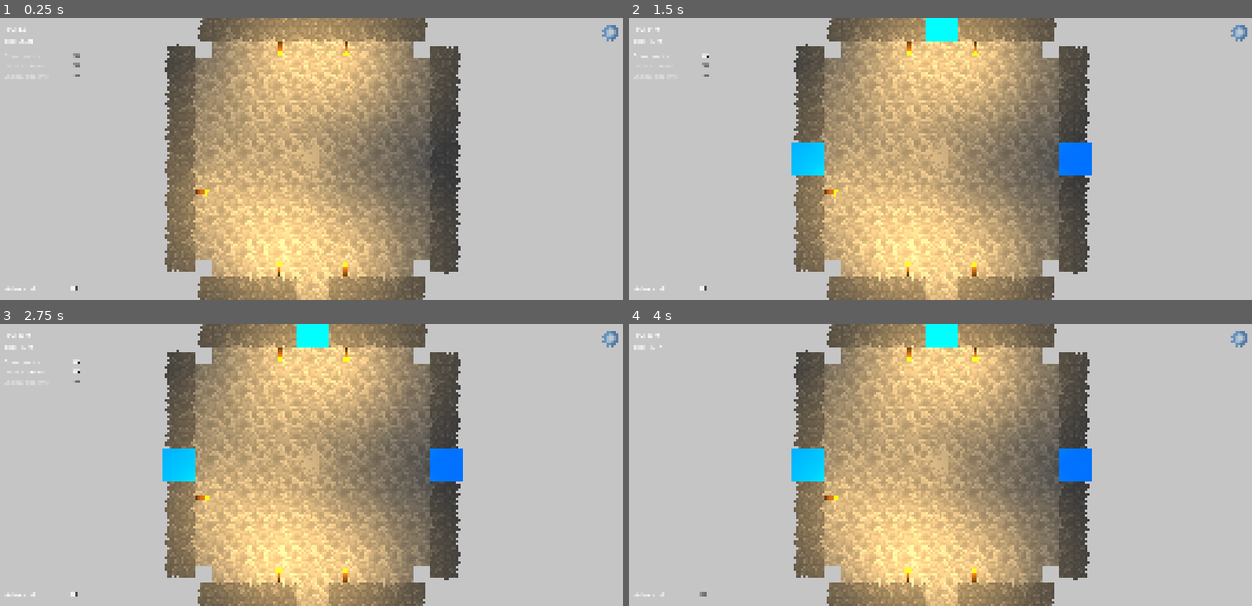
Above: before the commit, frames 1-4 (two rows, left to right).
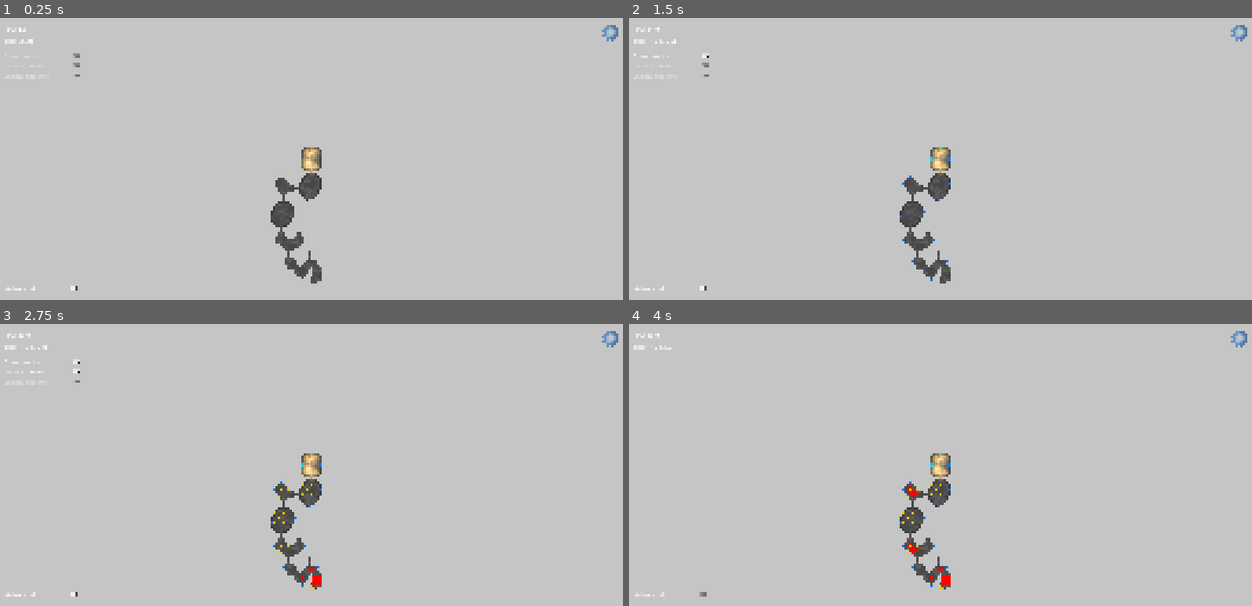
Above: after the commit, the same moments.

Repository: GrayHound85/scrap-raider
Game: Godot game, scene res://dungeon/dungeon_2.0.tscn
Two runs of this game, one before a commit and one after it. Both use one fixed random seed, a clock stepped at 60 frames per second and the inputs below.
Inputs (mouse positions are in pixels of both pictures, inside the frame that each line leads up to):
- Up to frame 1 (0.25 s): no input
- Up to frame 2 (1.5 s): click (1239, 32) at 0.5 s; click "Door points" at 1.25 s
- Up to frame 3 (2.75 s): click "Loots spawns" at 2 s
- Up to frame 4 (4 s): click "Enemy spawns" at 2.75 s; click "Advanced" at 3.5 s

The runs differ from the first frame. In frame 1, 44% of the frame differs, in the area x 26-74%, y 0-100%; in frame 2, 44%, in the area x 3-75%, y 0-100%; in frame 3, 44%; in frame 4, 44%.

Commit message:
Commit before making changes that could break things

Diff:
--- a/NPA_game/dungeon/scripts/dungeon_2.0.gd
+++ b/NPA_game/dungeon/scripts/dungeon_2.0.gd
@@ -13,6 +13,8 @@
 	CORRIDOR_LENGTH = 3
 }
 
+var occupied_tiles := {}
+
 
 func _ready() -> void:
 	if rooms and corridors:
@@ -21,29 +23,39 @@
 		var corridor_dir = door.values()[0]
 
 		for i in range(gen.MAX_ROOMS):
-			var offset = build_corridor(door, corridor)
-			var room = rooms.pick_random().instantiate()
-			rooms_container.add_child(room)
-			var connection_door: Dictionary = room.get_connecting_door(corridor_dir)
-			print(connection_door)
-			var room_door_pos: Vector2i = connection_door.keys()[0]
+			var valid_room_found = false
+			var attempts := 0
+			while not valid_room_found and attempts < 10:
+				attempts += 1
+				var offset = build_corridor(door, corridor)
+				var room = rooms.pick_random().instantiate()
+				rooms_container.add_child(room)
 
-			room.position = (offset - Vector2(room_door_pos)) * tile_size
+				var connection_door: Dictionary = room.get_connecting_door(corridor_dir)
+				var room_door_pos: Vector2i = connection_door.keys()[0]
+				room.position = (offset - Vector2(room_door_pos)) * tile_size
 
-			door = room.get_random_valid_door()
-			print("Next door pos local = " + str(door.keys()[0]))
-			door[Vector2i(offset - Vector2(room_door_pos) + Vector2(door.keys()[0]))] = door.values()[0]
-			door.erase(door.keys()[0])
-			print("Next door pos global = " + str(door.keys()[0]))
-			corridor_dir = door.values()[0]
+				if room_overlap(room):
+					room.queue_free()
+					print("Rooms overlap... trying again")
+					continue
+				else:
+					mark_room_as_occupied(room)
+					valid_room_found = true
 
-
+				door = room.get_random_valid_door()
+				#print("Next door pos local = " + str(door.keys()[0]))
+				door[Vector2i(offset - Vector2(room_door_pos) + Vector2(door.keys()[0]))] = door.values()[0]
+				door.erase(door.keys()[0])
+				#print("Next door pos global = " + str(door.keys()[0]))
+				corridor_dir = door.values()[0]
 
 	else:
 		print("Rooms and or corridors don't exist")
 
 
-func build_corridor(door1: Dictionary, corridor, door2: Dictionary = {Vector2i(-9999, -9999): Vector2i(0, 0)}):
+@warning_ignore("unused_parameter")
+func build_corridor(door1: Dictionary, corridor, door2: Dictionary = {Vector2i(-9999, -9999): Vector2i(0, 0)}) -> Vector2:
 	var offset: Vector2
 	var d1_point = door1.keys()[0]
 	var d1_direction = door1.values()[0]
@@ -59,3 +71,33 @@
 	offset = corridor_end
 	print("offset = " + str(offset))
 	return offset
+
+
+func room_overlap(room: Room) -> bool:
+	for cell in room.floor.get_used_cells():
+		var world_pos: Vector2i = local_to_world_tile(room, cell)
+		if occupied_tiles.has(world_pos):
+			return true
+	return false
+
+
+func local_to_world_tile(room: Room, local_cell: Vector2i) -> Vector2i:
+	var tile_world_pos = room.position / tile_size + Vector2(local_cell)
+	return Vector2i(tile_world_pos)
+
+
+func mark_room_as_occupied(room: Room) -> void:
+	for cell in room.floor.get_used_cells():
+		var world_pos: Vector2i = local_to_world_tile(room, cell)
+		occupied_tiles[world_pos] = true
+
+	for cell in room.walls.get_used_cells():
+		var world_pos: Vector2i = local_to_world_tile(room, cell)
+		occupied_tiles[world_pos] = true
+
+
+func build_test_corridor(door1: Dictionary):
+	var d1_point = door1.keys()[0]
+	var d1_direction = door1.values()[0]
+	var corridor_end = d1_point + d1_direction * (gen.CORRIDOR_LENGTH - 1)
+	return corridor_end
--- a/NPA_game/dungeon/scripts/room_data.gd
+++ b/NPA_game/dungeon/scripts/room_data.gd
@@ -3,6 +3,7 @@
 
 @export var room_name: String = "Unnamed"
 @export var can_spawn_enemies: bool = true
+@warning_ignore("shadowed_global_identifier")
 @onready var floor: TileMapLayer = $Floor
 
 @onready var doors: TileMapLayer = $Doors
--- a/NPA_game/player.tscn
+++ b/NPA_game/player.tscn
@@ -41,7 +41,7 @@
 texture = ExtResource("3_hqtel")
 
 [node name="Camera2D" type="Camera2D" parent="."]
-zoom = Vector2(4, 4)
+zoom = Vector2(0.3, 0.3)
 
 [node name="MainHUD" parent="." instance=ExtResource("2_onrkg")]
 
